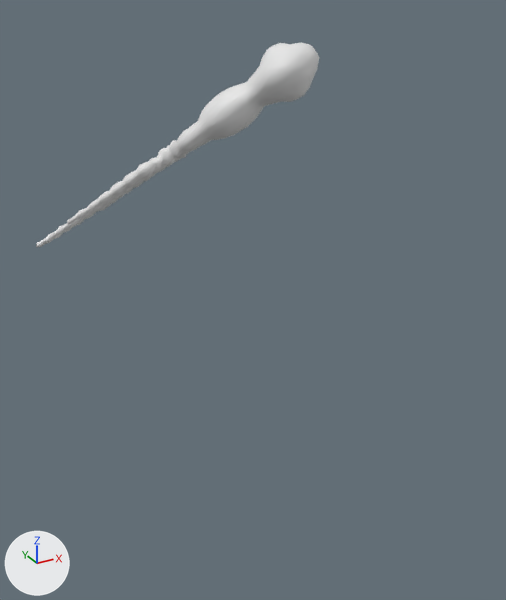
Renders of the FBX model blender/out/Mosasaurus/export/Os_Nageoire_Mosasaurus.fbx from each side of a commit.
Camera for both pictures: a 50 mm lens placed at (-5.04, -13.0, 2.85), pointed at (-0.27, -4.33, -1.49). Lighting does not change. The marker at lower left points along +X, +Y and +Z. The older version comes first.

Names of what the first picture shows: 'Os_Nageoire_Mosasaurus_01'.
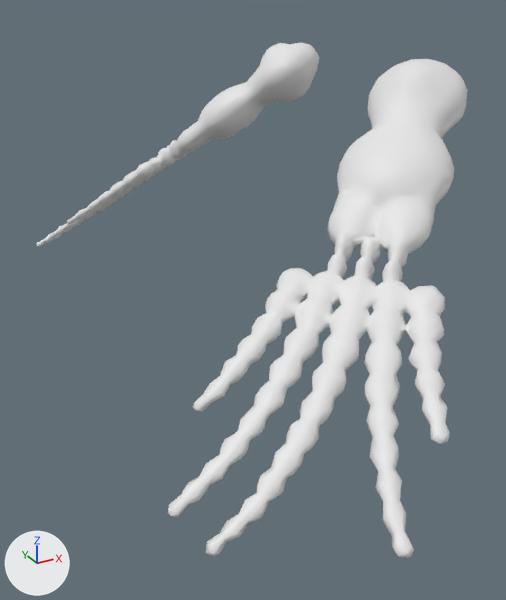
The newer file is also turned or shifted as a whole; pictures and numbers use the older file's frame.

Location of each change, [x1, y1, x2, y2] in pixels of the pictures (506 x 600 px):
'Os_Nageoire_Mosasaurus_01', reshaped (52% wider, 151% taller)
    before: [36, 42, 319, 247]
    after: [36, 42, 467, 558]
part 1 of me_os_nageoire_mosasaurus_01, added
    after: [167, 59, 467, 558]

What the commit changed:
me_os_nageoire_mosasaurus_01 is used by ob_os_nageoire_mosasaurus_01; location (0.0, 0.0, 0.0).
me_os_nageoire_mosasaurus_01 had 1488 vertices, 3000 faces and spanned x -2.38..2.38, y -2.43..2.43, z -2.04..2.04.
me_os_nageoire_mosasaurus_01 now has 2976 vertices, 6000 faces and spans x -3.11..2.38, y -9.49..2.43, z -2.05..2.04.
me_os_nageoire_mosasaurus_01 part 1: a new loose piece of 1488 vertices spanning x -3.11..2.05, y -9.49..-5.05, z -2.05..2.04, in mat_museum_bone___warm_ivory (white #e7e7e7).
